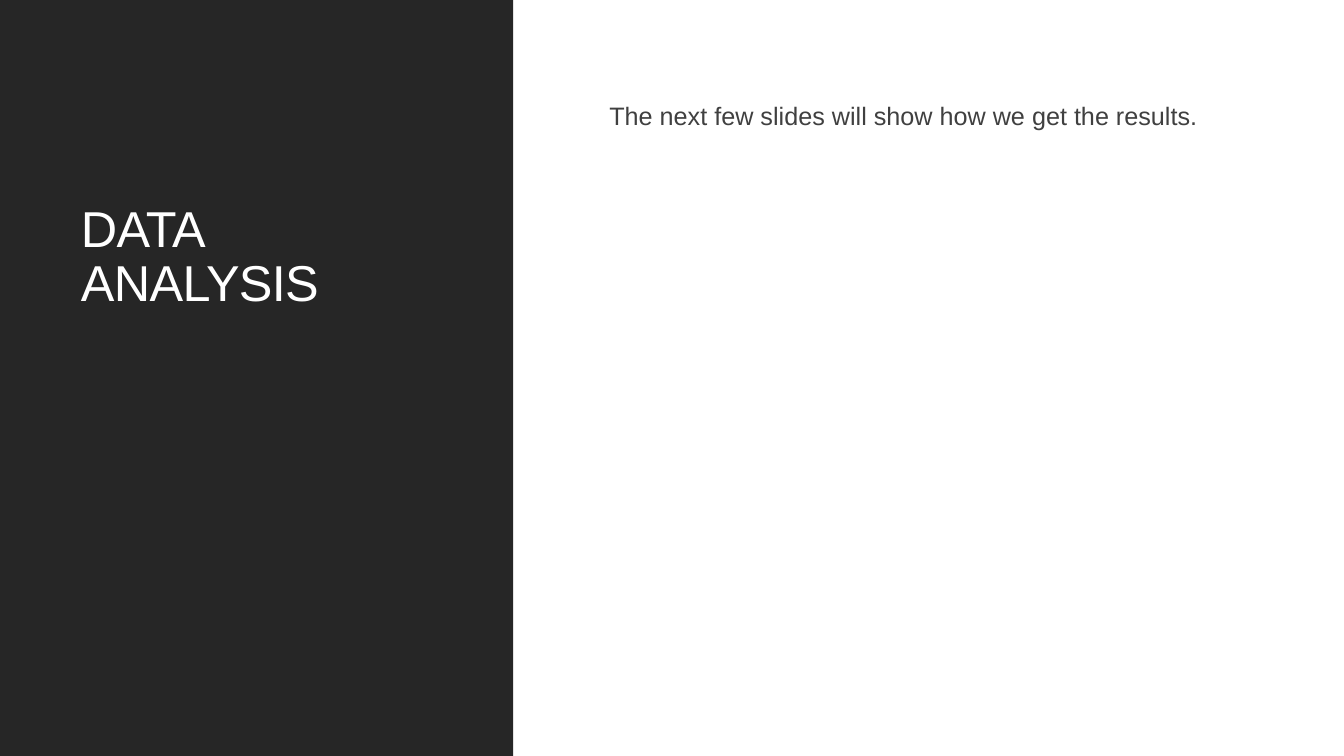
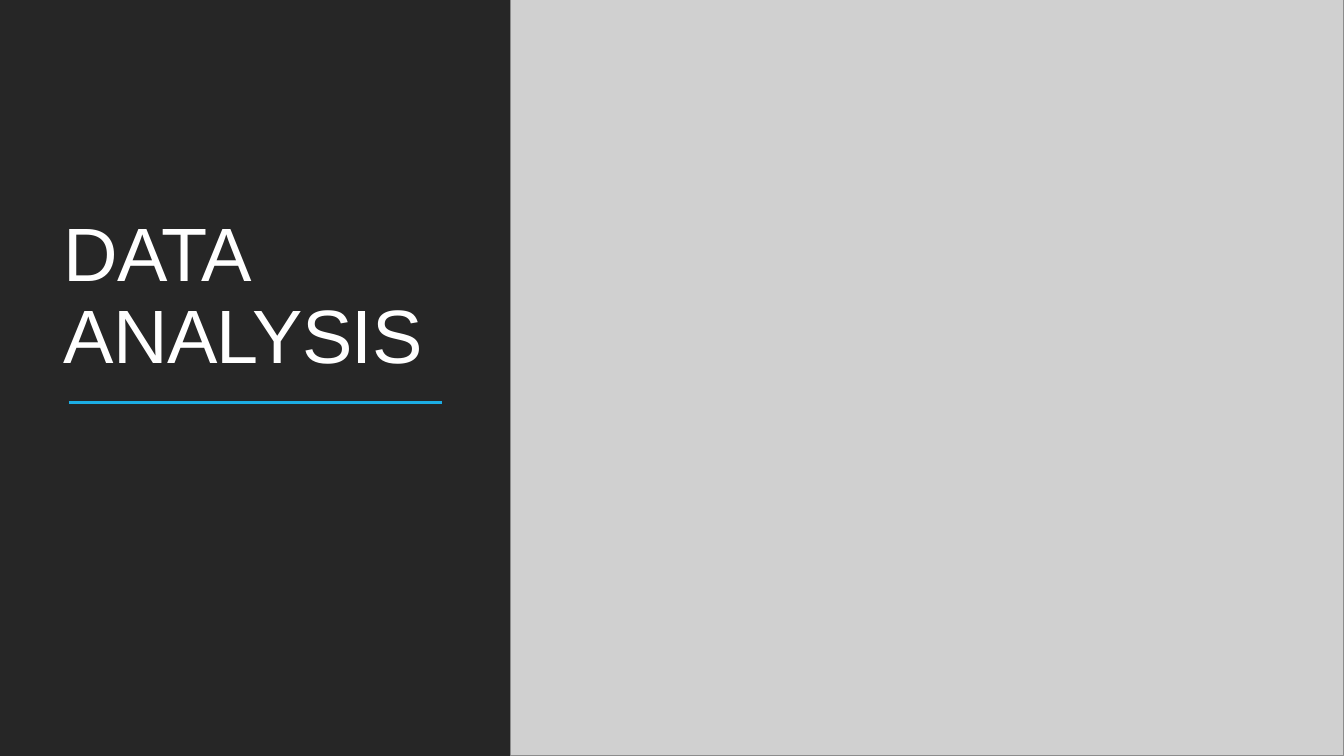
Before and after one commit to cbeachey/project1_influencers, a slide deck: slide 10 of Effects of Sugar Consumption.pptx. Drawn at 1344x756 pixels with LibreOffice and Linux fonts; fonts in the diff are those of the drawing; grey boxes stand for pictures. Boxes give left, top, right and bottom in pixels: in the first picture for what was removed or moved away, otherwise in the second. Text is boxed around its words. In the diff, an @@ line names an element or a change of style, - is before the commit and + after.

```diff
--- a/Effects of Sugar Consumption.pptx
+++ b/Effects of Sugar Consumption.pptx
@@ background #FFFFFF to #000000 @@
@@ rectangle added at bbox=[0, 0, 511, 756], fill #262626 @@
@@ picture added at bbox=[511, 0, 1344, 756] @@
@@ title "DATA ANALYSIS": place and size @@
-title "DATA ANALYSIS" at bbox=[81, 212, 319, 302]
+title "DATA ANALYSIS" at bbox=[64, 229, 423, 364]
@@ title "DATA ANALYSIS" at bbox=[64, 229, 423, 364]: size 36 to 54 pt @@
@@ text removed at bbox=[609, 106, 1197, 130] @@
-The next few slides will show how we get the results.
@@ line added from (69, 402) to (442, 402), #1CADE4 1.5 pt @@
@@ line added from (133, 493) to (1222, 493), #FFFFFF 1 pt @@
@@ rectangle added at bbox=[0, 706, 1344, 756], fill #262626 @@
```
Also in this commit, not shown: 6 other slides changed, 3 slides added, 3 slides removed, 6 other files.
